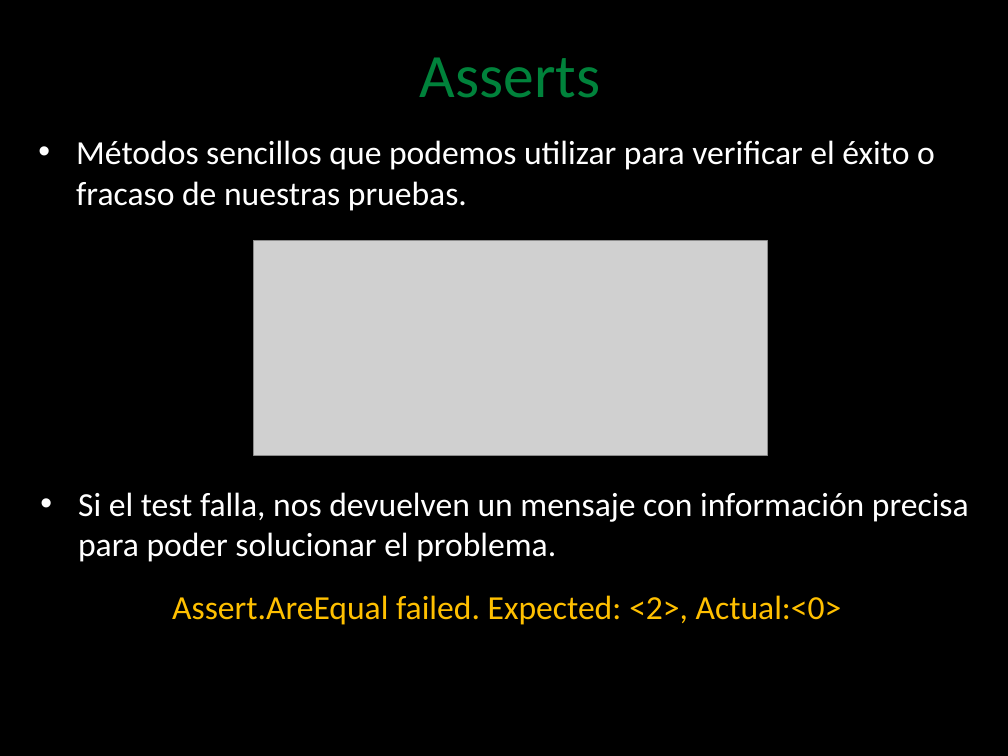
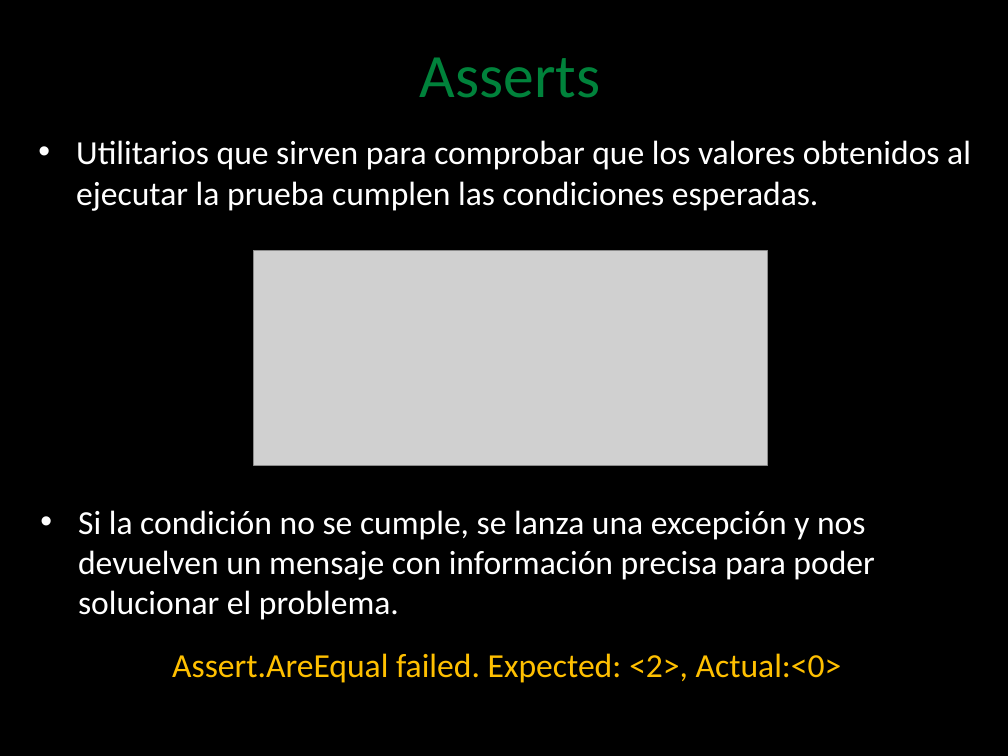
Before and after one commit to angelnunezsalazar/Test-Automation-NET, a slide deck: slide 14 of Diapositivas/1. Unit Testing.pptx. Drawn at 1008x756 pixels with LibreOffice and Linux fonts; fonts in the diff are those of the drawing; grey boxes stand for pictures; background and template pictures are left out. Boxes give left, top, right and bottom in pixels: in the first picture for what was removed or moved away, otherwise in the second. Text is boxed around its words. In the diff, an @@ line names an element or a change of style, - is before the commit and + after.

Commit message:
Imagenes Slides introducción Test Automation

```diff
--- a/Diapositivas/1. Unit Testing.pptx
+++ b/Diapositivas/1. Unit Testing.pptx
@@ text at box(76, 140, 971, 211): text changed @@
-• Métodos sencillos que podemos utilizar para verificar el éxito o fracaso de nuestras pruebas.
+• Utilitarios que sirven para comprobar que los valores obtenidos al ejecutar la prueba cumplen las condiciones esperadas.
@@ picture: place and size @@
-picture at box(254, 241, 767, 455)
+picture at box(254, 251, 767, 465)
@@ text at box(78, 510, 874, 620): text changed @@
-• Si el test falla, nos devuelven un mensaje con información precisa para poder solucionar el problema.
+• Si la condición no se cumple, se lanza una excepción y nos devuelven un mensaje con información precisa para poder solucionar el problema.
@@ text "Assert.AreEqual failed. Expected: <2>, Actual:<0>": place and size @@
-text "Assert.AreEqual failed. Expected: <2>, Actual:<0>" at box(172, 595, 842, 625)
+text "Assert.AreEqual failed. Expected: <2>, Actual:<0>" at box(172, 653, 842, 683)
```
Also in this commit, not shown: 1 other slide changed, 1 other file.
